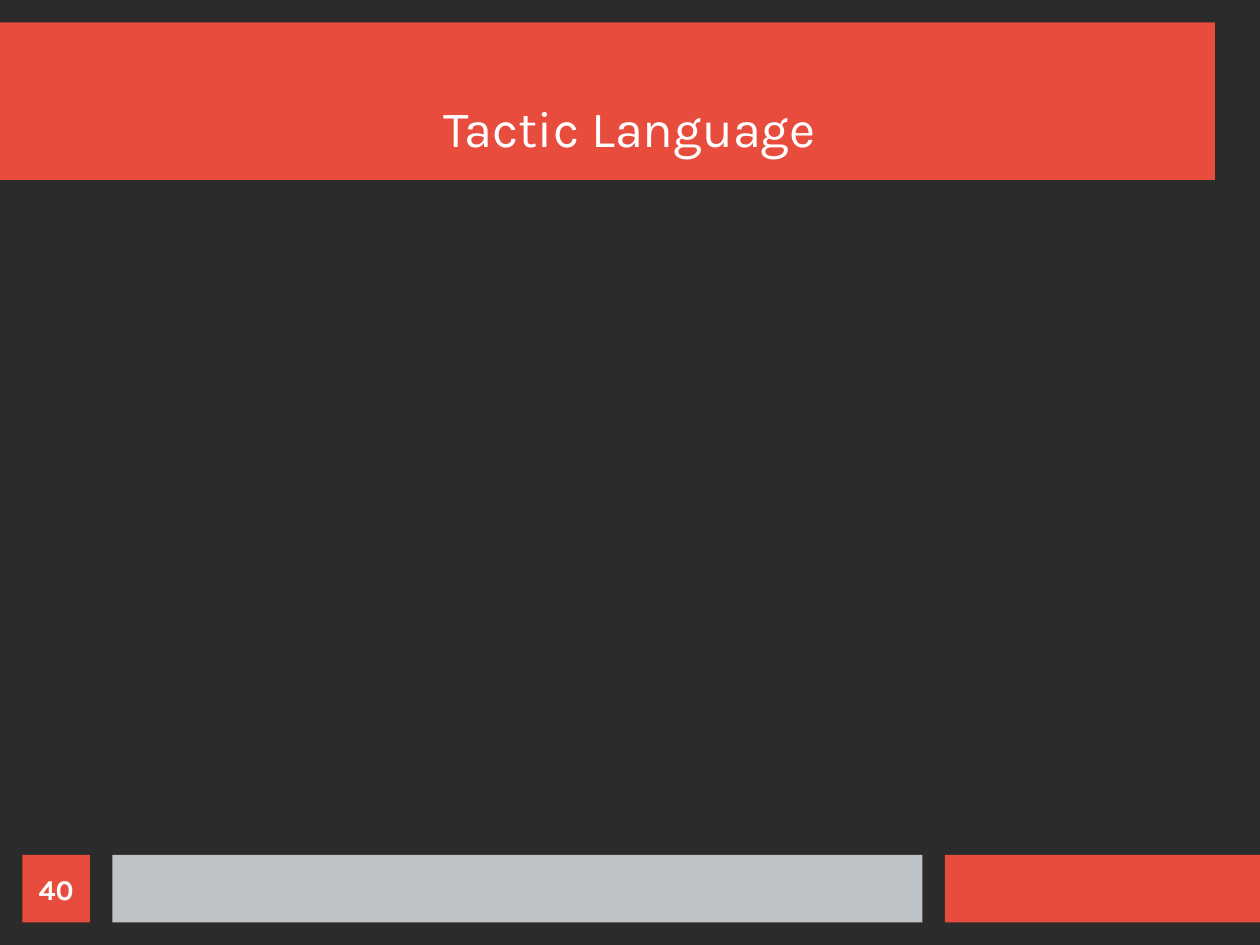
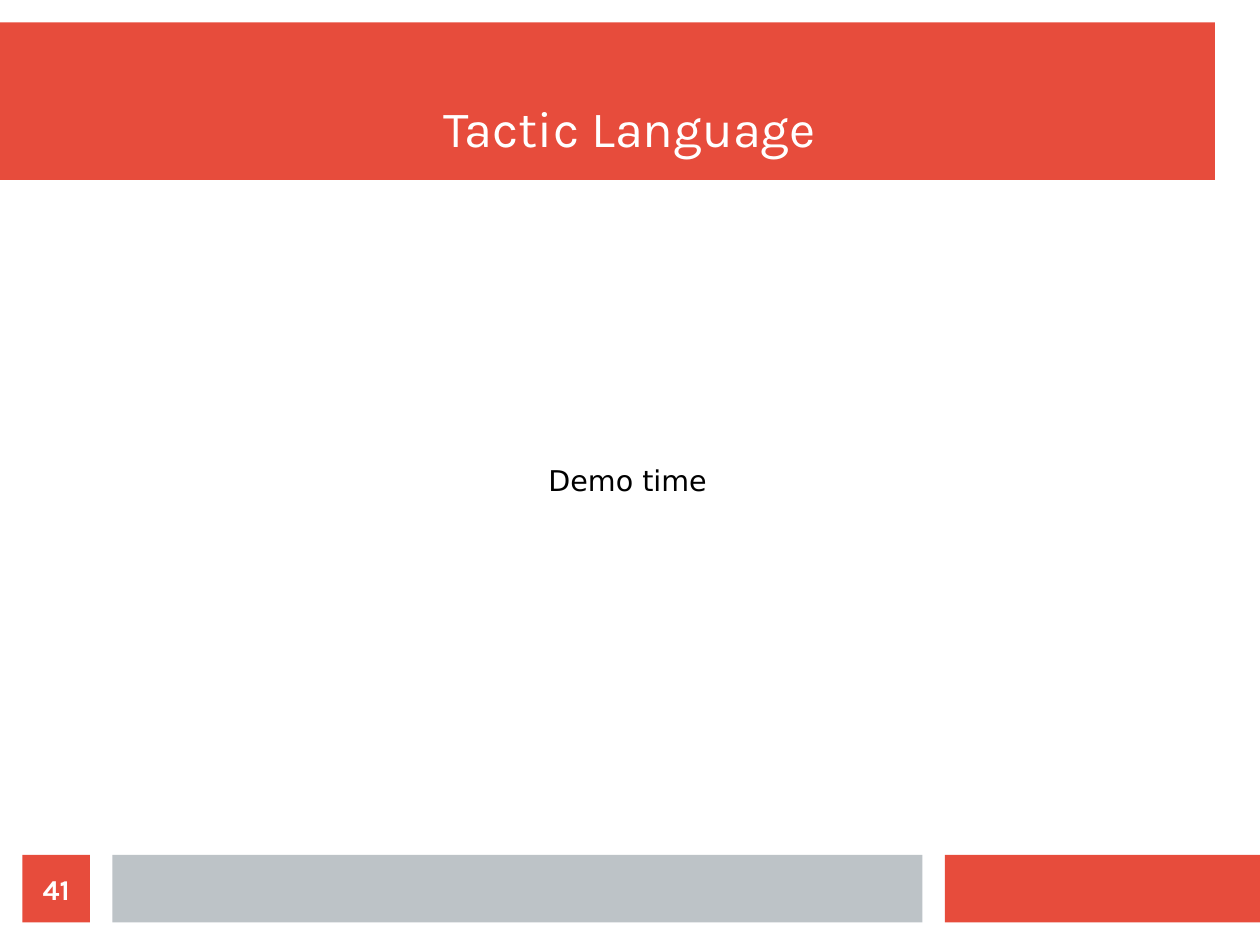
Before and after one commit to wilbowma/cur, a slide deck: slide 41 of hope-2016/slides.odp (slide 40 before the commit). Drawn at 1260x945 pixels with LibreOffice and Linux fonts; fonts in the diff are those of the drawing; background and template pictures are left out; a plain dark background stands for a picture behind light text. Boxes give left, top, right and bottom in pixels: in the first picture for what was removed or moved away, otherwise in the second. Text is boxed around its words. In the diff, an @@ line names an element or a change of style, - is before the commit and + after.

```diff
--- a/hope-2016/slides.odp
+++ b/hope-2016/slides.odp
@@ background picture (left out) to #FFFFFF @@
@@ text added at box(548, 469, 707, 492), 18 pt, text #000000 @@
+Demo time
@@ page number at box(43, 881, 70, 900): text changed @@
-40
+41
```
Also in this commit, not shown: 7 other slides changed, 2 slides added, 1 other file.
